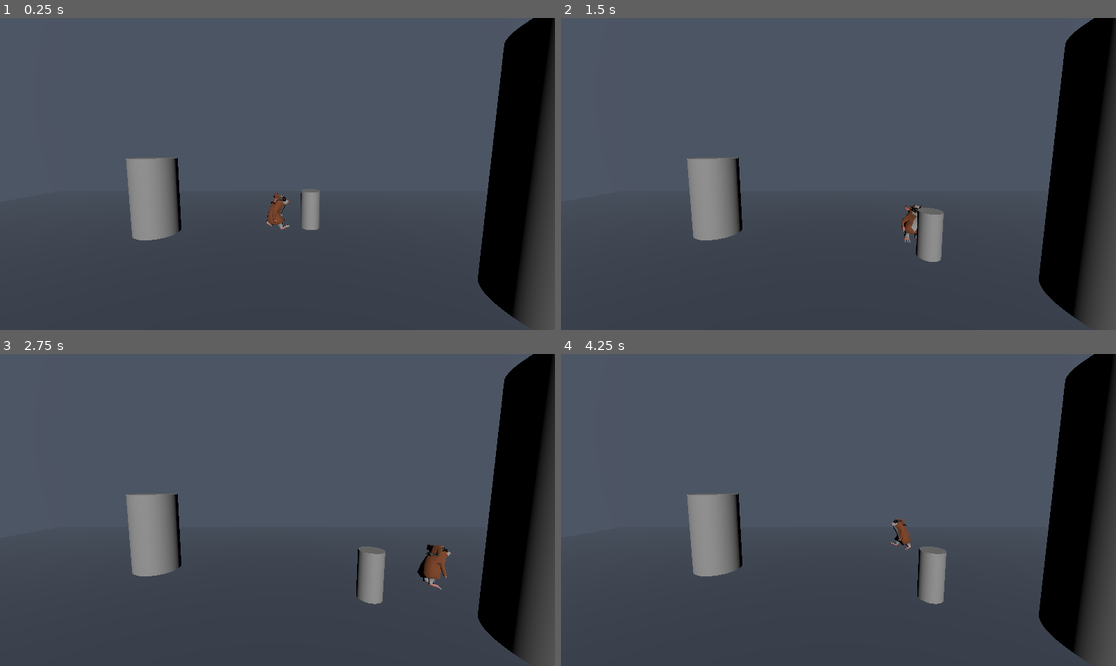
Above: before the commit, frames 1-4 (two rows, left to right).
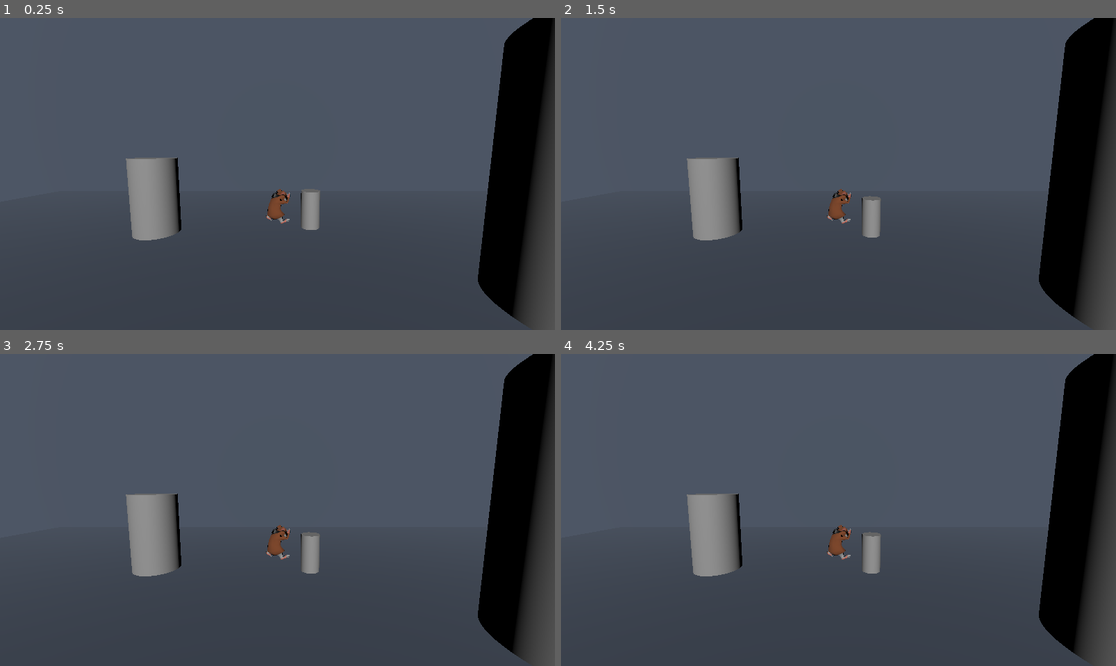
Above: after the commit, the same moments.

Repository: Trikzon/squirreling-away
Game: Godot game, scene res://Levels/dev_level.tscn
Two runs of this game, one before a commit and one after it. Both use one fixed random seed, a clock stepped at 60 frames per second and the inputs below.
Inputs:
- Up to frame 1 (0.25 s): no input
- Up to frame 2 (1.5 s): tap Enter (ui_accept) at 0.5, 0.77, 0.8, 1.07, 1.35 s; hold D (player_right) 0.53-1.28 s; tap E (push) at 0.6 s; hold S (player_backward) from 1.28 s (still down)
- Up to frame 3 (2.75 s): tap Enter (ui_accept) at 1.52, 1.82, 2.3 s; tap E (push) at 1.55, 2.1 s; release S (player_backward) at 2.03 s; hold D (player_right) from 2.03 s (still down)
- Up to frame 4 (4.25 s): release D (player_right) at 2.78 s; hold W (player_forward) 2.78-3.53 s; tap E (push) at 2.85 s; tap Enter (ui_accept) at 3.02, 3.32, 3.6, 3.77, 4.07 s; hold A (player_left) from 3.53 s (still down)

The runs differ from the first frame. In frame 1, 0.2% of the frame differs, in the area x 47-53%, y 54-68%; in frame 2, 1.7%; in frame 3, 2.0%, in the area x 47-82%, y 54-81%; in frame 4, 1.7%.
Error after the commit: Parse Error: Used tab character for indentation instead of space as used before in the file. (res://Entities/Player/player.gd:28)

Commit message:
Auto stash before merge of "main" and "origin/main"

Diff:
--- a/Entities/Player/hamster.tscn
+++ b/Entities/Player/hamster.tscn
@@ -1,10 +1,16 @@
-[gd_scene load_steps=12 format=3 uid="uid://bh8wfmicbf2ly"]
+[gd_scene load_steps=14 format=3 uid="uid://bh8wfmicbf2ly"]
 
 [ext_resource type="PackedScene" uid="uid://dw6xi0blh5idb" path="res://Entities/Player/hamster_walk_2.glb" id="1_g3i41"]
 [ext_resource type="Script" path="res://Entities/Player/hamster.gd" id="2_ra5t8"]
 
 [sub_resource type="AnimationNodeAnimation" id="AnimationNodeAnimation_vrqv7"]
 animation = &"idle"
+
+[sub_resource type="AnimationNodeAnimation" id="AnimationNodeAnimation_pdj70"]
+animation = &"push"
+
+[sub_resource type="AnimationNodeAnimation" id="AnimationNodeAnimation_we428"]
+animation = &"push_idle"
 
 [sub_resource type="AnimationNodeAnimation" id="AnimationNodeAnimation_pou41"]
 animation = &"walk"
@@ -34,42 +40,50 @@
 advance_condition = &"idle"
 
 [sub_resource type="AnimationNodeStateMachine" id="AnimationNodeStateMachine_nh254"]
+states/End/position = Vector2(1159.33, 114.889)
 states/Start/position = Vector2(152, 100)
 states/idle/node = SubResource("AnimationNodeAnimation_vrqv7")
 states/idle/position = Vector2(458.667, 115.333)
+states/push/node = SubResource("AnimationNodeAnimation_pdj70")
+states/push/position = Vector2(917.333, 140.667)
+states/push_idle/node = SubResource("AnimationNodeAnimation_we428")
+states/push_idle/position = Vector2(657.407, 38.6667)
 states/walk/node = SubResource("AnimationNodeBlendTree_kenmi")
-states/walk/position = Vector2(657.111, 182.667)
+states/walk/position = Vector2(658.444, 233.334)
 transitions = ["Start", "idle", SubResource("AnimationNodeStateMachineTransition_uw7mc"), "idle", "walk", SubResource("AnimationNodeStateMachineTransition_0s1i6"), "walk", "idle", SubResource("AnimationNodeStateMachineTransition_8xy6o")]
 
-[sub_resource type="AnimationNodeStateMachinePlayback" id="AnimationNodeStateMachinePlayback_lmf8g"]
+[sub_resource type="AnimationNodeStateMachinePlayback" id="AnimationNodeStateMachinePlayback_vtmaf"]
 
 [node name="hamster_walk_2" instance=ExtResource("1_g3i41")]
 script = ExtResource("2_ra5t8")
 
 [node name="Skeleton3D" parent="Armature" index="0"]
-bones/1/rotation = Quaternion(0.0670222, 0.536411, 0.114108, 0.833517)
+bones/1/rotation = Quaternion(0.0392825, 0.5398, 0.133274, 0.830248)
 bones/1/scale = Vector3(1, 1, 1)
-bones/2/rotation = Quaternion(-0.00239378, 0.0660255, 0.162785, 0.984447)
+bones/2/rotation = Quaternion(0.106791, 0.113139, 0.527242, 0.835351)
 bones/2/scale = Vector3(1, 1, 1)
 bones/3/rotation = Quaternion(0.419487, -0.0718889, -0.463016, 0.777483)
-bones/6/rotation = Quaternion(0.490546, 0.000426777, 0.234921, 0.839152)
-bones/7/rotation = Quaternion(0.0617058, 0.00297669, 0.0356746, 0.997452)
-bones/9/rotation = Quaternion(-0.599134, 0.43021, -0.435081, 0.516393)
-bones/10/rotation = Quaternion(-0.403566, -0.24723, -0.379148, 0.795147)
-bones/11/rotation = Quaternion(-0.0813467, -0.000239685, -0.0330587, 0.996137)
-bones/13/position = Vector3(-0.830451, -0.477244, -0.0827408)
-bones/13/rotation = Quaternion(0.379298, -0.0124702, 0.921156, -0.0863061)
-bones/13/scale = Vector3(1, 1, 1)
-bones/14/rotation = Quaternion(0.576533, 0.385216, -0.564793, 0.447468)
-bones/15/position = Vector3(0.775108, -0.454197, 0.63763)
-bones/15/rotation = Quaternion(-0.411877, -0.0707257, 0.908208, 0.0226441)
-bones/16/rotation = Quaternion(0.678195, -0.120342, 0.424293, 0.58783)
+bones/4/rotation = Quaternion(-0.0932909, 0.329141, -0.627004, 0.699878)
+bones/5/rotation = Quaternion(0.695392, -0.0271458, 0.163415, 0.699277)
+bones/6/rotation = Quaternion(0.205235, -0.483692, 0.496841, 0.690702)
+bones/8/rotation = Quaternion(-0.222111, 0.445821, 0.0932572, 0.862098)
+bones/9/rotation = Quaternion(0.631072, -0.520048, 0.3236, -0.476006)
+bones/9/scale = Vector3(1, 1, 1)
+bones/11/rotation = Quaternion(0.133865, -0.308485, 0.628211, 0.701618)
+bones/12/rotation = Quaternion(0.0670967, -0.0648273, 0.14079, 0.985634)
+bones/13/rotation = Quaternion(0.392761, 0.188328, 0.886778, 0.154586)
+bones/13/scale = Vector3(1.18279, 1.18279, 1.18279)
+bones/14/rotation = Quaternion(0.497863, 0.44264, -0.53049, 0.524197)
+bones/14/scale = Vector3(1, 1, 1)
+bones/15/rotation = Quaternion(-0.381162, -0.333472, 0.861966, 0.0229444)
+bones/15/scale = Vector3(1, 0.999999, 0.999997)
+bones/16/rotation = Quaternion(0.60241, -0.111654, 0.409636, 0.675895)
 
 [node name="AnimationTree" type="AnimationTree" parent="." index="2"]
 tree_root = SubResource("AnimationNodeStateMachine_nh254")
 anim_player = NodePath("../AnimationPlayer")
 active = true
-parameters/playback = SubResource("AnimationNodeStateMachinePlayback_lmf8g")
+parameters/playback = SubResource("AnimationNodeStateMachinePlayback_vtmaf")
 parameters/conditions/idle = false
 parameters/conditions/walk = false
 parameters/walk/TimeScale/scale = 5.0
--- a/Entities/Player/player.gd
+++ b/Entities/Player/player.gd
@@ -26,13 +26,13 @@
 
 
 func _physics_process(delta):
-    # Add the gravity.
-    if not is_on_floor():
-        velocity.y -= gravity * delta
+	# Add the gravity.
+	if not is_on_floor():
+		velocity.y -= gravity * delta
 
-    # Handle Jump.
-    if Input.is_action_just_pressed("ui_accept") and is_on_floor():
-        velocity.y = JUMP_VELOCITY
+	# Handle Jump.
+	if Input.is_action_just_pressed("ui_accept") and is_on_floor():
+		velocity.y = JUMP_VELOCITY
 
     # Get the input direction and handle the movement/deceleration.
     # As good practice, you should replace UI actions with custom gameplay actions.
@@ -54,4 +54,4 @@
         $hamster_walk_2/AnimationTree.set("parameters/conditions/walk", false)
         $hamster_walk_2/AnimationTree.set("parameters/conditions/idle", true)
 
-    move_and_slide()
+	move_and_slide()
--- a/Entities/Player/player.tscn
+++ b/Entities/Player/player.tscn
@@ -25,8 +25,6 @@
 transform = Transform3D(-1.35942e-08, 0, 0.311, 0, 0.311, 0, -0.311, 0, -1.35942e-08, 0, -0.972, 0)
 
 [node name="Skeleton3D" parent="hamster_walk_2/Armature" index="0"]
-bones/1/rotation = Quaternion(0.0392825, 0.5398, 0.133274, 0.830248)
-bones/1/scale = Vector3(1, 1, 1)
 bones/2/rotation = Quaternion(-0.0324919, 0.0798454, 0.161797, 0.983052)
 bones/2/scale = Vector3(1, 1, 1)
 bones/3/rotation = Quaternion(0.419487, -0.0718889, -0.463016, 0.777483)
@@ -39,14 +37,7 @@
 bones/11/rotation = Quaternion(-0.294444, 0.00483959, 0.160354, 0.942107)
 bones/12/rotation = Quaternion(-0.132802, -0.0154302, -0.0720365, 0.988401)
 bones/13/position = Vector3(-1.13902, -0.0938408, 0.560497)
-bones/13/rotation = Quaternion(0.392761, 0.188328, 0.886778, 0.154586)
-bones/13/scale = Vector3(1.18279, 1.18279, 1.18279)
-bones/14/rotation = Quaternion(0.497863, 0.44264, -0.53049, 0.524197)
-bones/14/scale = Vector3(1, 1, 1)
 bones/15/position = Vector3(1.19814, -0.0398627, -0.314839)
-bones/15/rotation = Quaternion(-0.381162, -0.333472, 0.861966, 0.0229444)
-bones/15/scale = Vector3(1, 0.999999, 0.999997)
-bones/16/rotation = Quaternion(0.60241, -0.111654, 0.409636, 0.675895)
 
 [node name="AnimationTree" parent="hamster_walk_2" index="2"]
 parameters/playback = SubResource("AnimationNodeStateMachinePlayback_yxgu3")
Binary file changed: Entities/Player/hamster_walk_2.glb
Not shown, changed: Entities/Player/hamster_walk_2_denmin_fabric_blk.png.import
